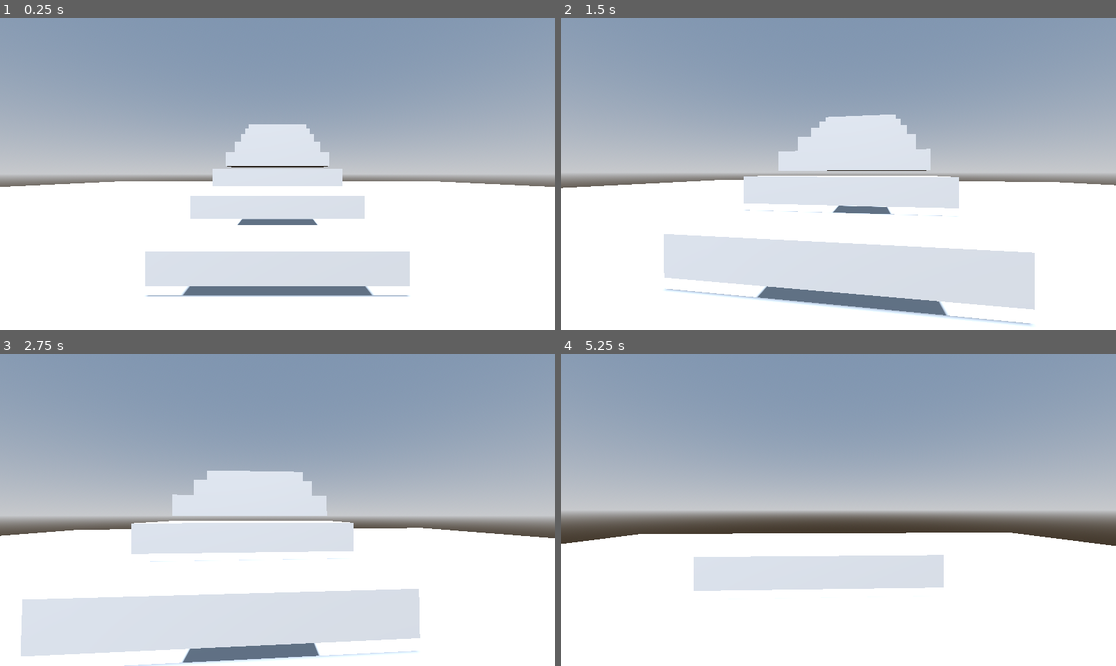
Above: before the commit, frames 1-4 (two rows, left to right).
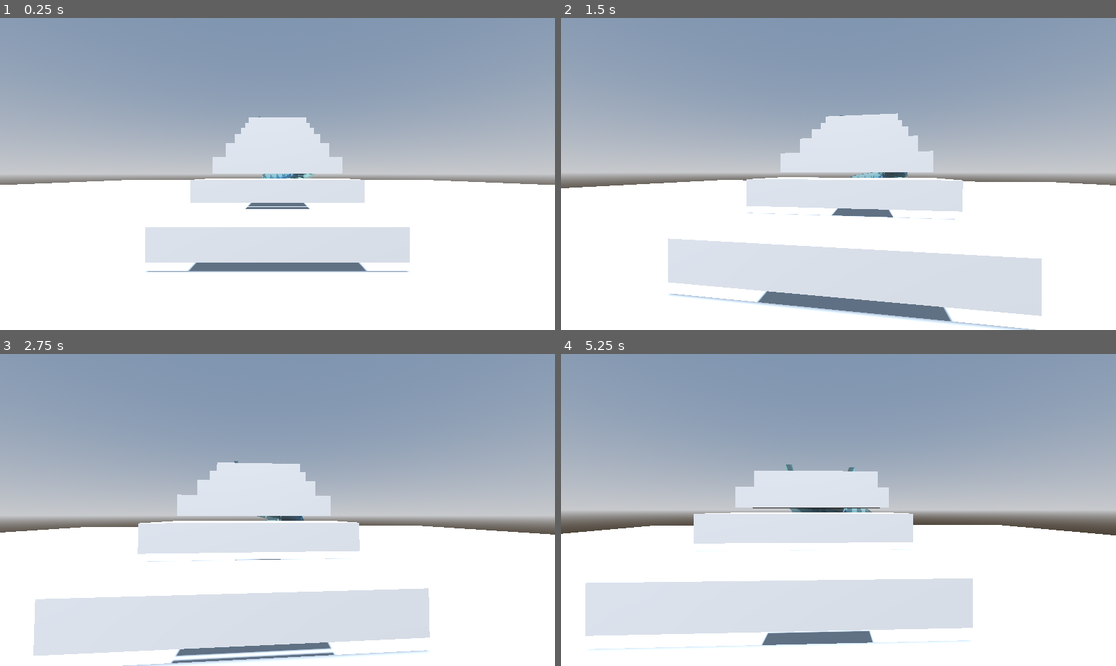
Above: after the commit, the same moments.

Repository: evangelipeep/Red-Wave
Game: Godot game, scene res://world/TestPlayground.tscn
The game is run twice, just before and just after one commit, with the same random seed, the same clock (stepped at 60 frames per second) and the same inputs. The project has no main scene, so this scene is started directly.
Inputs (mouse positions are in pixels of both pictures, inside the frame that each line leads up to):
- Up to frame 1 (0.25 s): no input
- Up to frame 2 (1.5 s): move the mouse to (866, 174) at 0.52 s; hold Space (jump) 0.53-1.28 s; hold W (move_forward) from 0.53 s (still down); move the mouse to (810, 174) at 1.27 s; tap Shift (sprint) at 1.35 s
- Up to frame 3 (2.75 s): keep holding W (move_forward); tap Space (jump) at 1.52, 1.55, 1.82 s; move the mouse to (288, 503) at 2.02 s; hold Space (jump) from 2.03 s (still down)
- Up to frame 4 (5.25 s): keep holding W (move_forward); tap Enter at 2.75 s; move the mouse to (832, 516) at 2.77 s; release Space (jump) at 2.78 s; tap Shift (sprint) at 2.85, 4.35 s; tap Space (jump) at 3.02, 3.05, 3.32, 4.52, 4.55, 4.82 s; move the mouse to (877, 513) at 3.52 s; hold Space (jump) 3.53-4.28 s; move the mouse to (794, 506) at 4.27 s; move the mouse to (844, 510) at 5.02 s; hold Space (jump) from 5.03 s (still down)

The runs differ from the first frame. In frame 1, 13% of the frame differs, in the area x 0-100%, y 31-90%; in frame 2, 5.5%; in frame 3, 2.8%; in frame 4, 23%, in the area x 0-100%, y 35-95%.

Commit message:
feat(slide): видимый жёлоб горки + красный бассейн; гравитация 18, прыжок 6

Diff:
--- a/player/PlayerController.gd
+++ b/player/PlayerController.gd
@@ -17,7 +17,7 @@
 @export var walk_speed: float = 4.0
 @export var sprint_speed: float = 7.0
 @export var swim_speed: float = 3.0
-@export var jump_velocity: float = 4.5
+@export var jump_velocity: float = 6.0
 @export var ground_accel: float = 12.0
 @export var air_accel: float = 3.0
 @export var swim_accel: float = 6.0
--- a/project.godot
+++ b/project.godot
@@ -28,6 +28,7 @@
 [physics]
 
 3d/physics_engine="Jolt Physics"
+3d/default_gravity=18.0
 
 [rendering]
 
--- a/systems/slide/SlideRail.gd
+++ b/systems/slide/SlideRail.gd
@@ -27,6 +27,8 @@
 	_setup_path()
 	_setup_follow()
 	_setup_mount()
+	_build_visuals()
+	_build_pool()
 	if build_access and build_demo_curve:
 		_build_access_stairs(_path.curve.get_point_position(0))
 
@@ -92,6 +94,64 @@
 		step.use_collision = true
 		step.position = Vector3(top.x, top.y * f - 0.2, top.z + float(steps - i) * 1.2)
 		add_child(step)
+	# площадка наверху, чтобы было где встать перед стартом
+	var plat := CSGBox3D.new()
+	plat.name = "TopPlatform"
+	plat.size = Vector3(3, 0.4, 2.5)
+	plat.use_collision = true
+	plat.position = Vector3(top.x, top.y - 0.2, top.z + 0.8)
+	add_child(plat)
+
+# --- Видимая геометрия горки и воды ---
+func _make_material(col: Color, transparent: bool) -> StandardMaterial3D:
+	var m := StandardMaterial3D.new()
+	m.albedo_color = col
+	if transparent:
+		m.transparency = BaseMaterial3D.TRANSPARENCY_ALPHA
+		m.cull_mode = BaseMaterial3D.CULL_DISABLED
+	return m
+
+func _build_visuals() -> void:
+	# Жёлоб вдоль сплайна (U-профиль, открыт сверху — видно ездока).
+	var tube := CSGPolygon3D.new()
+	tube.name = "Tube"
+	tube.mode = CSGPolygon3D.MODE_PATH
+	tube.polygon = PackedVector2Array([
+		Vector2(-1.2, 0.6), Vector2(-1.2, -0.6), Vector2(1.2, -0.6), Vector2(1.2, 0.6),
+		Vector2(1.0, 0.6), Vector2(1.0, -0.4), Vector2(-1.0, -0.4), Vector2(-1.0, 0.6),
+	])
+	tube.path_rotation = CSGPolygon3D.PATH_ROTATION_PATH_FOLLOW
+	tube.path_interval = 1.0
+	tube.smooth_faces = true
+	add_child(tube)
+	tube.path_node = tube.get_path_to(_path)
+	tube.material = _make_material(Color(0.4, 0.7, 1.0, 0.55), true)
+
+func _build_pool() -> void:
+	var end := _path.curve.get_point_position(_path.curve.point_count - 1)
+	var center := end + Vector3(0, -0.1, -2)
+	# Красная вода (полупрозрачный диск).
+	var water := MeshInstance3D.new()
+	water.name = "Water"
+	var disc := CylinderMesh.new()
+	disc.top_radius = 5.0
+	disc.bottom_radius = 5.0
+	disc.height = 0.3
+	water.mesh = disc
+	water.position = center
+	water.material_override = _make_material(Color(0.85, 0.05, 0.05, 0.7), true)
+	add_child(water)
+	# Зона воды для плавания (группа "water" — активирует swim в PlayerController).
+	var area := Area3D.new()
+	area.name = "Pool"
+	area.add_to_group("water")
+	var cs := CollisionShape3D.new()
+	var box := BoxShape3D.new()
+	box.size = Vector3(10, 2.0, 10)
+	cs.shape = box
+	area.add_child(cs)
+	area.position = center + Vector3(0, 0.8, 0)
+	add_child(area)
 
 func _on_mount_body_entered(body: Node3D) -> void:
 	if _rider != null:
